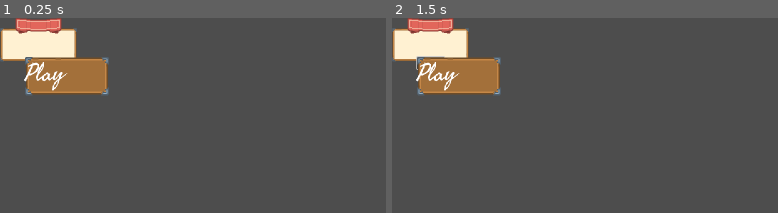
Above: before the commit, frames 1-2 (left to right).
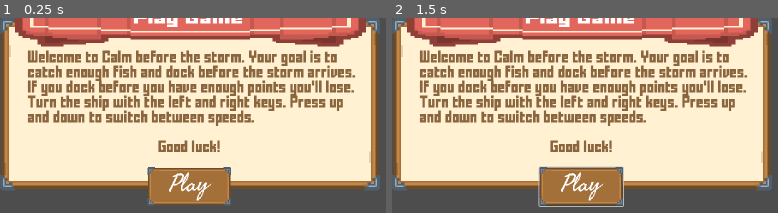
Above: after the commit, the same moments.

Repository: Coffin-Likker/CalmBeforeTheStorm
Game: Godot game, scene res://scenes/UI Elements/ui_panel.tscn
The game is run twice, just before and just after one commit, with the same random seed, the same clock (stepped at 60 frames per second) and the same inputs. This scene is started directly instead of the project's main scene.
Inputs:
- Up to frame 1 (0.25 s): no input
- Up to frame 2 (1.5 s): click "Play" at 0.5 s; click "Play" at 1.25 s

The runs differ from the first frame. In frame 1, 86% of the frame differs, in the area x 0-99%, y 0-96%; in frame 2, 86%, in the area x 0-99%, y 0-97%.

Commit message:
UI intro panel

Diff:
--- a/scenes/UI Elements/red_banner.tscn
+++ b/scenes/UI Elements/red_banner.tscn
@@ -1,10 +1,25 @@
-[gd_scene load_steps=2 format=3 uid="uid://bnrmv2w2d20vn"]
+[gd_scene load_steps=3 format=3 uid="uid://bnrmv2w2d20vn"]
 
 [ext_resource type="Texture2D" uid="uid://c03sm3lo01il8" path="res://assets/tilemaps/large_tiles_tilemap_packed.png" id="1_g0b25"]
+[ext_resource type="FontFile" uid="uid://dvy2g0nn1nf0p" path="res://assets/fonts/FFFFORWA.TTF" id="2_j7s6s"]
 
 [node name="RedBanner" type="NinePatchRect"]
-offset_right = 40.0
-offset_bottom = 40.0
+offset_right = 302.0
+offset_bottom = 143.0
 scale = Vector2(3, 1)
 texture = ExtResource("1_g0b25")
 region_rect = Rect2(129, 128, 94, 32)
+
+[node name="BannerLabel" type="Label" parent="."]
+layout_mode = 1
+anchors_preset = 15
+anchor_right = 1.0
+anchor_bottom = 1.0
+offset_left = 105.0
+offset_top = 59.0
+offset_right = -64.0
+offset_bottom = -24.0
+scale = Vector2(0.7, 0.7)
+theme_override_fonts/font = ExtResource("2_j7s6s")
+theme_override_font_sizes/font_size = 20
+text = "Play Game"
--- a/scenes/UI Elements/ui_panel.tscn
+++ b/scenes/UI Elements/ui_panel.tscn
@@ -1,33 +1,84 @@
-[gd_scene load_steps=4 format=3 uid="uid://c74p4nldu8k3o"]
+[gd_scene load_steps=5 format=3 uid="uid://c74p4nldu8k3o"]
 
 [ext_resource type="PackedScene" uid="uid://bh3dl5lbwjout" path="res://scenes/UI Elements/ui_panel_background.tscn" id="1_pqakr"]
 [ext_resource type="PackedScene" uid="uid://bnrmv2w2d20vn" path="res://scenes/UI Elements/red_banner.tscn" id="2_xd8ra"]
 [ext_resource type="PackedScene" uid="uid://dbto8uw5u2fst" path="res://scenes/UI Elements/button.tscn" id="3_qu7jp"]
+[ext_resource type="FontFile" uid="uid://dvy2g0nn1nf0p" path="res://assets/fonts/FFFFORWA.TTF" id="4_1acf6"]
 
 [node name="UIPanel" type="Control"]
 layout_mode = 3
-anchor_right = 0.096
-anchor_bottom = 0.114
-offset_right = 0.319992
-offset_bottom = -0.380005
+anchor_right = 0.475
+anchor_bottom = 0.38
+offset_right = 0.999939
+offset_bottom = 0.399963
 grow_horizontal = 2
 grow_vertical = 2
-metadata/_edit_vertical_guides_ = [100.0]
+metadata/_edit_vertical_guides_ = [494.0]
 
 [node name="UIPanelBackground" parent="." instance=ExtResource("1_pqakr")]
 layout_mode = 0
-offset_top = 26.0
-offset_right = 200.0
-offset_bottom = 113.0
+offset_right = 247.0
+offset_bottom = 112.0
+scale = Vector2(4, 4)
 
 [node name="RedBanner" parent="." instance=ExtResource("2_xd8ra")]
 layout_mode = 0
-offset_left = 40.0
-offset_right = 80.0
+offset_left = 39.0
+offset_top = -69.0
+offset_right = 343.0
+offset_bottom = 74.0
+
+[node name="BannerLabel" parent="RedBanner" index="0"]
+anchors_preset = -1
+anchor_left = 0.338
+anchor_top = 0.294
+anchor_right = 0.666
+anchor_bottom = 0.702
+offset_left = -0.0760269
+offset_top = 13.958
+offset_right = 175.868
+offset_bottom = 15.614
+grow_horizontal = 2
+grow_vertical = 2
+scale = Vector2(0.36, 0.6)
+theme_override_font_sizes/font_size = 40
 
 [node name="Button" parent="." instance=ExtResource("3_qu7jp")]
 layout_mode = 0
-offset_left = 65.0
-offset_top = 101.0
-offset_right = 136.0
-offset_bottom = 133.0
+offset_left = 383.0
+offset_top = 388.0
+offset_right = 601.0
+offset_bottom = 489.0
+
+[node name="IntroLabel" type="Label" parent="."]
+layout_mode = 1
+anchors_preset = -1
+anchor_right = 1.0
+anchor_bottom = 1.0
+offset_left = 73.0
+offset_top = 87.0
+offset_right = -63.0
+offset_bottom = -244.0
+theme_override_colors/font_color = Color(0.542441, 0.397859, 0.238427, 1)
+theme_override_fonts/font = ExtResource("4_1acf6")
+theme_override_font_sizes/font_size = 25
+text = "Welcome to Calm before the storm. Your goal is to
+catch enough fish and dock before the storm arrives.
+If you dock before you have enough points you'll lose.
+Turn the ship with the left and right keys. Press up
+and down to switch between speeds.
+"
+
+[node name="GoodLuckLabel" type="Label" parent="."]
+layout_mode = 0
+offset_left = 412.0
+offset_top = 320.0
+offset_right = 575.0
+offset_bottom = 356.0
+theme_override_colors/font_color = Color(0.541176, 0.396078, 0.239216, 1)
+theme_override_fonts/font = ExtResource("4_1acf6")
+theme_override_font_sizes/font_size = 25
+text = "Good luck!"
+
+[editable path="RedBanner"]
+[editable path="Button"]
